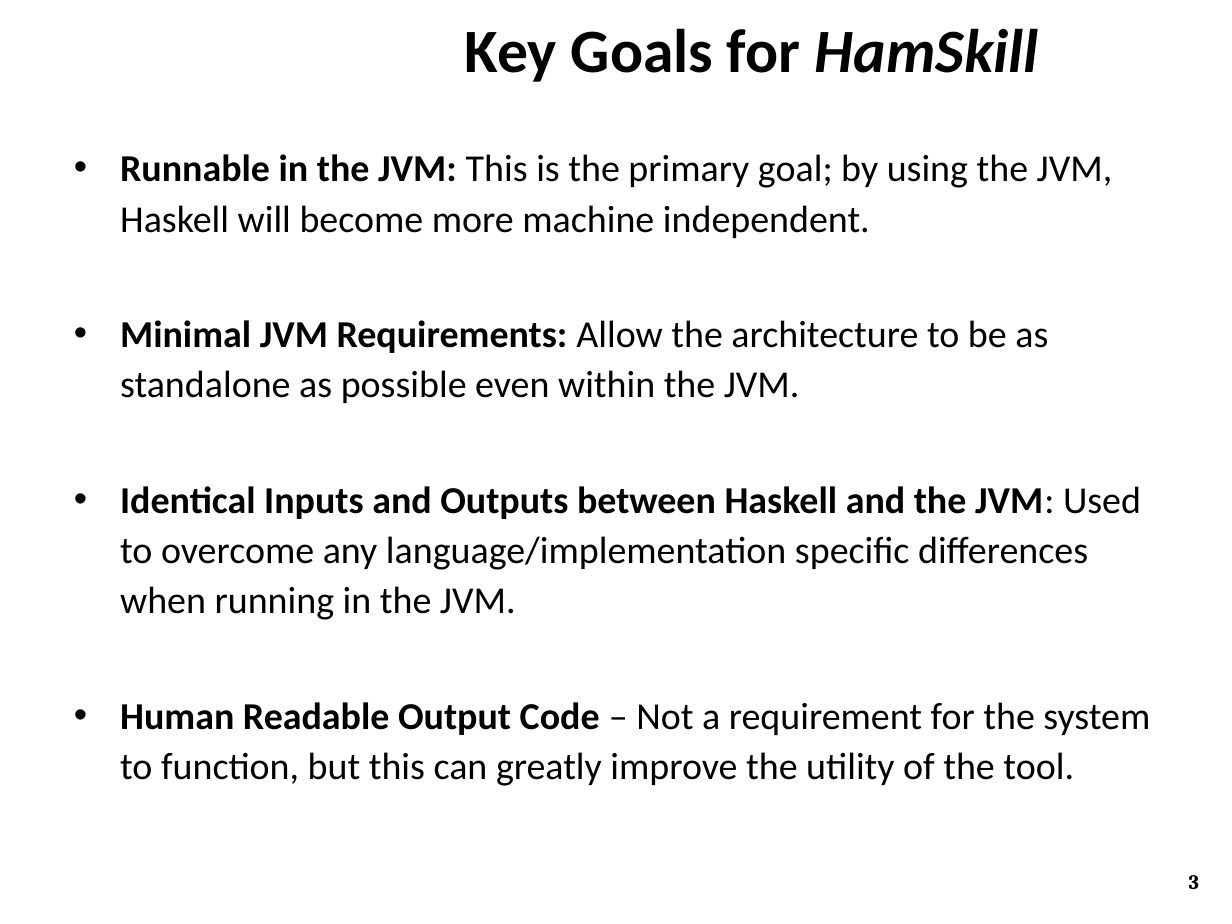
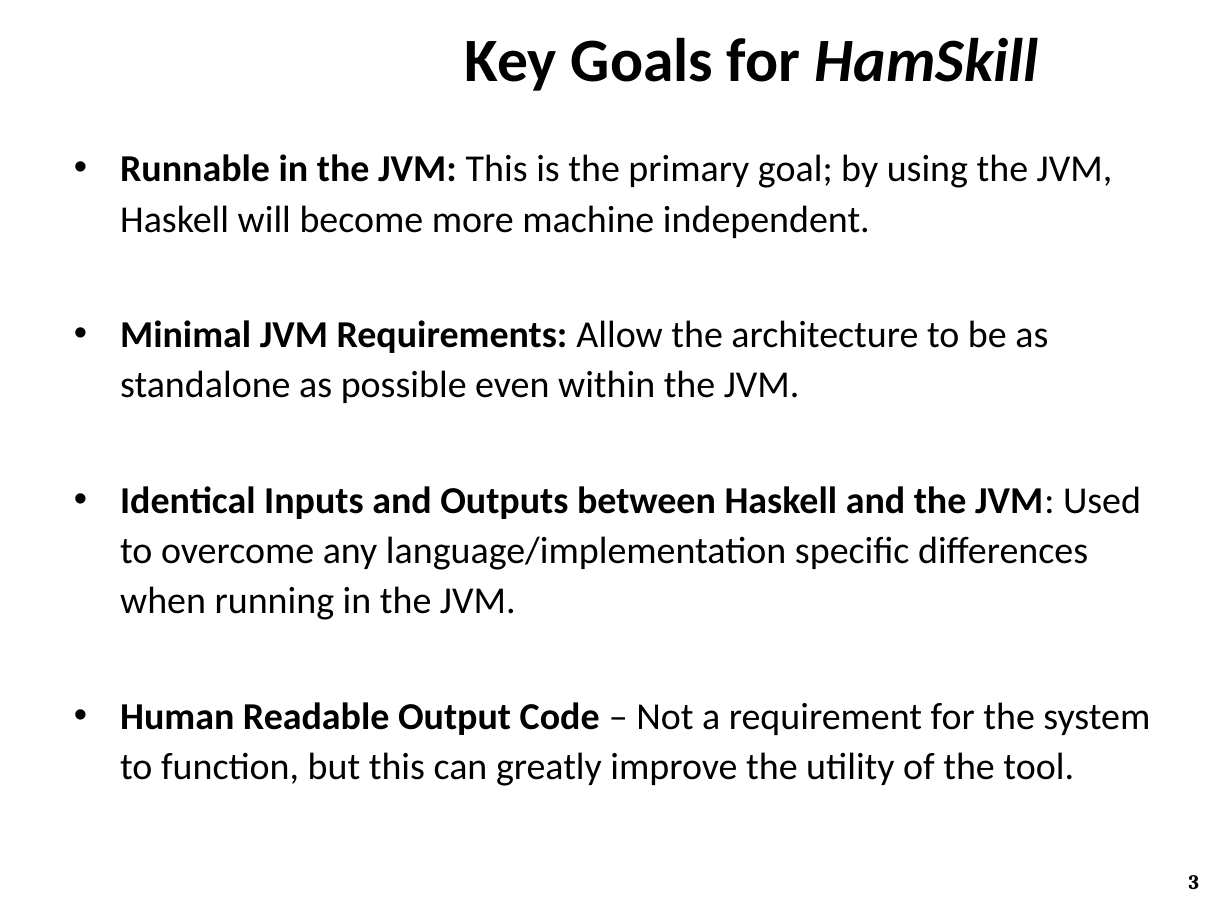
Before and after one commit to ZaydH/CS252, a slide deck: slide 3 of Project/Project_Presentation/Zayd_Hammoudeh_-_HamSkill_Run_Haskell_Anywhere.pptx. Drawn at 1232x924 pixels with LibreOffice and Linux fonts; fonts in the diff are those of the drawing; background and template pictures are left out. Boxes give left, top, right and bottom in pixels: in the first picture for what was removed or moved away, otherwise in the second. Text is boxed around its words. In the diff, an @@ line names an element or a change of style, - is before the commit and + after.

```diff
--- a/Project/Project_Presentation/Zayd_Hammoudeh_-_HamSkill_Run_Haskell_Anywhere.pptx
+++ b/Project/Project_Presentation/Zayd_Hammoudeh_-_HamSkill_Run_Haskell_Anywhere.pptx
@@ title "Key Goals for HamSkill": place and size @@
-title "Key Goals for HamSkill" at [465,28,1039,82]
+title "Key Goals for HamSkill" at [465,37,1039,91]
```
Also in this commit, not shown: 4 other slides changed, 8 slides removed.
